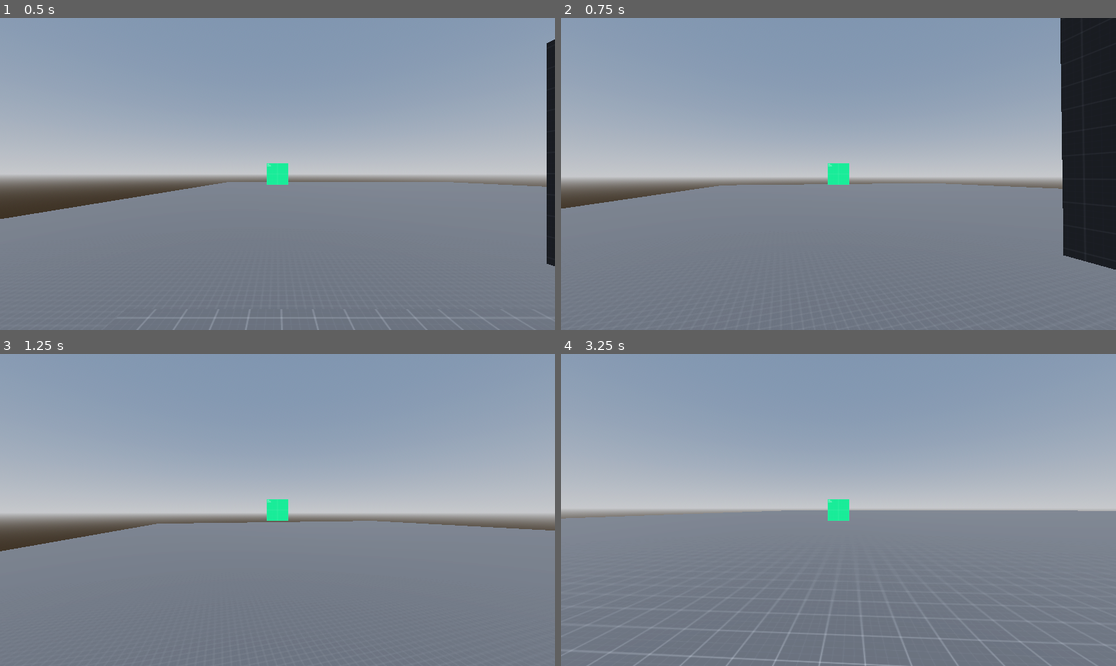
Above: before the commit, frames 1-4 (two rows, left to right).
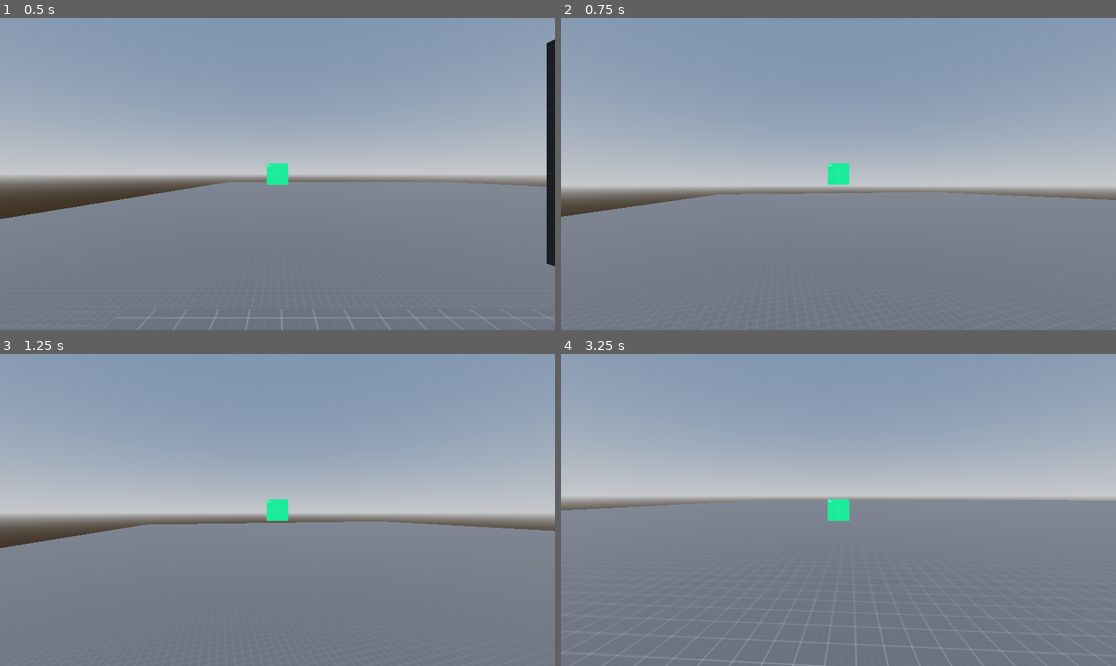
Above: after the commit, the same moments.

Repository: LDNSL/game123
Game: Godot game, scene res://bbbruh/Level1st.tscn
The game is run twice, just before and just after one commit, with the same random seed, the same clock (stepped at 60 frames per second) and the same inputs. The project has no main scene, so this scene is started directly.
Inputs (mouse positions are in pixels of both pictures, inside the frame that each line leads up to):
- Up to frame 1 (0.5 s): no input
- Up to frame 2 (0.75 s): tap Enter (ui_accept) at 0.5 s; move the mouse to (866, 174) at 0.52 s; hold W (move_forward) from 0.53 s (still down); hold Middle mouse button (dash) from 0.53 s (still down)
- Up to frame 3 (1.25 s): keep holding W (move_forward); keep holding Middle mouse button (dash); tap Space (jump) at 0.77 s
- Up to frame 4 (3.25 s): keep holding W (move_forward); move the mouse to (810, 510) at 1.27 s; release Middle mouse button (dash) at 1.28 s; tap Ctrl (crouch) at 1.35 s; tap Space (jump) at 1.52, 3.02 s; tap Middle mouse button (dash) at 1.55, 3.05 s; move the mouse to (849, 503) at 2.02 s; hold Middle mouse button (dash) 2.03-2.78 s; move the mouse to (832, 516) at 2.77 s; tap Alt (freelook) at 2.85 s

Frame 1 is identical in both runs. In frame 2, 12% of the frame differs, in the area x 0-100%, y 0-81%; in frame 3, 0.3%; in frame 4, 4.7%.

Commit message:
added in a more floaty slide

Diff:
--- a/stuff idrk/newscript.gd
+++ b/stuff idrk/newscript.gd
@@ -74,7 +74,7 @@
 var dash_velocity_multi = 100
 var dash_vector = Vector2.ZERO
 var dash_direction = Vector3.ZERO
-var dash_speed = 400
+var dash_speed = 30.0
 var aim_vector = 0
 var dash_cooldown_countdown = 0.1
 @onready var crosshair = $neck/head/eyes/Camera3D/Sprite3D
@@ -159,6 +159,7 @@
 		dashing = true
 		dash_cooldown = 3
 		print("dash")
+		dash_direction = input_dir
 	elif  dash_cooldown > 0:
 		print("cooldown")
 		dash_cooldown += -2 * delta
@@ -205,7 +206,7 @@
 		eyes.position.x = lerp(eyes.position.x,head_bobbing_vector.x*0.0,delta*lerp_speed)
 
 	# Add the gravity.
-	if not is_on_floor() and wall_running == false:
+	if not is_on_floor() and wall_running == false or dashing == true :
 		velocity.y += -gravity * delta
 		falling = true
 		if anchor_fall == true:
@@ -263,19 +264,25 @@
 		if input_dir != Vector2.ZERO:
 			direction = lerp(direction,(transform.basis * Vector3(input_dir.x, 0, input_dir.y)).normalized(),delta*air_lerp_speed)
 	if sliding:
-		direction = (transform.basis * Vector3(slide_vector.x,0.0,slide_vector.y)).normalized()
-		SPEED = (slide_timer + 0.1) * slide_speed
-		velocity.z = direction.z * (slide_timer + 0.1) * slide_speed
+		if dashing == false:
+			direction = (transform.basis * Vector3(slide_vector.x,0.0,slide_vector.y)).normalized()
+			SPEED = slide_speed * (slide_timer + 0.1) + last_velocity.x / 10
+			velocity.z = direction.z * (slide_timer + 0.1) * slide_speed * 100
 	if wall_running:
 		direction = (transform.basis * Vector3(0,0.0,-1)).normalized() #place holder
 		last_velocity = SPEED
+		dashing = false
 	if dashing:
-		velocity.y = 0
-		direction = (transform.basis * Vector3(input_dir.x,0.0, input_dir.y)).normalized()
-		if direction == Vector3.ZERO:
-			direction = (transform.basis * Vector3(0,0.0,-1)).normalized()
-		velocity = direction * dash_speed
-		dashing = false
+		if dash_cooldown >= 2.5:
+			direction = (transform.basis * Vector3(dash_direction.x,0.0, dash_direction.y)).normalized()
+			if direction == Vector3.ZERO:
+				direction = (transform.basis * Vector3(0,0.0,-1)).normalized()
+			SPEED = dash_speed
+			sliding = false
+			print("true")
+		else:
+			dashing = false
+			print("false")
 	if direction:
 		velocity.x = direction.x * SPEED
 		velocity.z = direction.z * SPEED
